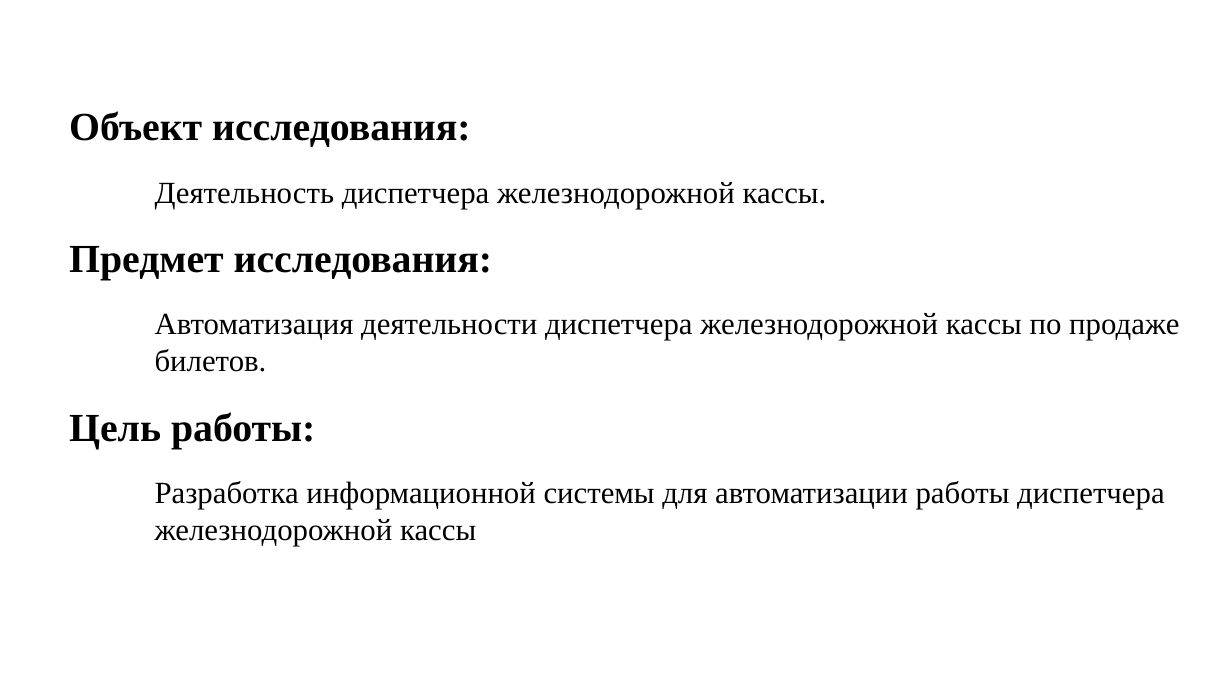
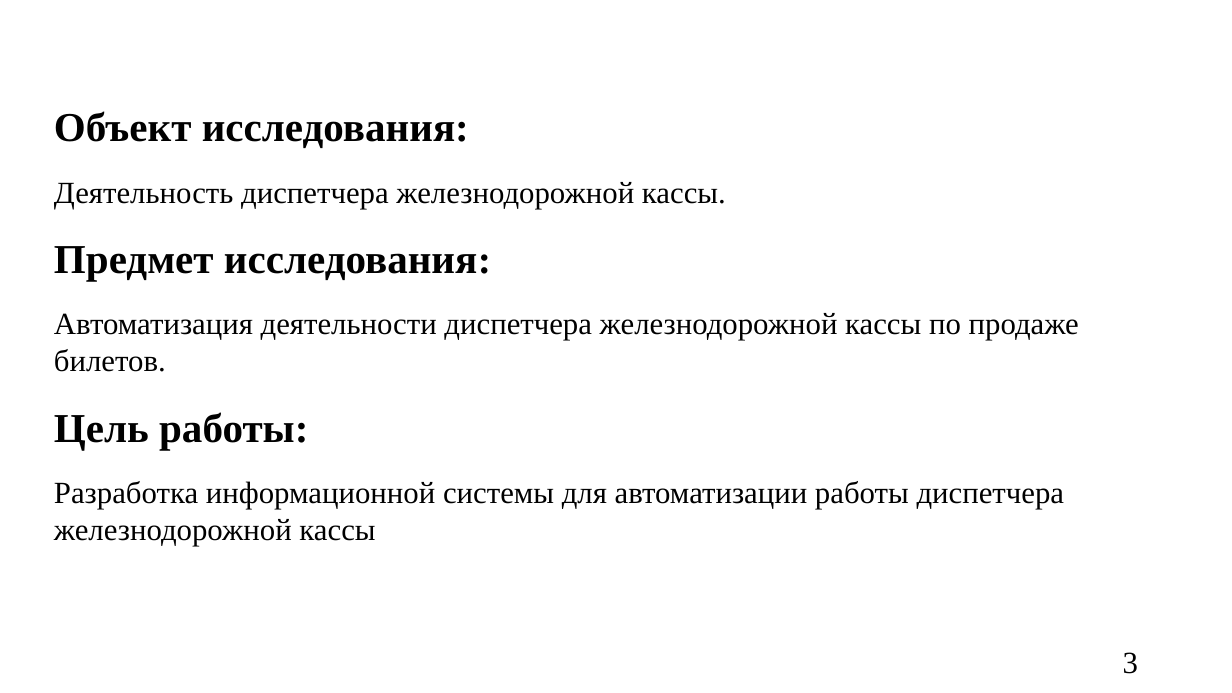
Before and after one commit to DogNellaf/TrainsDiploma, a slide deck: slide 3 of doc/Презентация.pptx. Drawn at 1232x693 pixels with LibreOffice and Linux fonts; fonts in the diff are those of the drawing; background and template pictures are left out. Boxes give left, top, right and bottom in pixels: in the first picture for what was removed or moved away, otherwise in the second. Text is boxed around its words. In the diff, an @@ line names an element or a change of style, - is before the commit and + after.

```diff
--- a/doc/Презентация.pptx
+++ b/doc/Презентация.pptx
@@ text "Объект исследования:": place and size @@
-text "Объект исследования:" at (69,111,470,147)
+text "Объект исследования:" at (54,111,469,148)
@@ text "Деятельность диспетчера железнодорожной кассы.": place and size @@
-text "Деятельность диспетчера железнодорожной кассы." at (155,182,827,209)
+text "Деятельность диспетчера железнодорожной кассы." at (54,182,726,209)
@@ size 31 to 32 pt; indent changed in 3 elements at (54,111,469,148), (54,412,308,450), (54,246,491,281) @@
@@ text "Предмет исследования:": place and size @@
-text "Предмет исследования:" at (69,246,492,280)
+text "Предмет исследования:" at (54,246,491,281)
@@ text "Автоматизация деятельности диспетчера железнодорожной кассы ...": place and size @@
-text "Автоматизация деятельности диспетчера железнодорожной кассы ..." at (155,313,1179,372)
+text "Автоматизация деятельности диспетчера железнодорожной кассы ..." at (54,313,1079,372)
@@ text "Цель работы:": place and size @@
-text "Цель работы:" at (69,412,315,449)
+text "Цель работы:" at (54,412,308,450)
@@ indent changed in 3 elements at (54,182,726,209), (54,313,1079,372), (54,481,1065,546) @@
@@ text "Разработка информационной системы для автоматизации ...": place and size @@
-text "Разработка информационной системы для автоматизации ..." at (155,481,1165,546)
+text "Разработка информационной системы для автоматизации ..." at (54,481,1065,546)
@@ page number added at (1123,652,1138,674), 24 pt, text #000000 @@
+3
```
Also in this commit, not shown: 4 other slides changed, 19 slides added, 1 slide removed, 2 other files.
